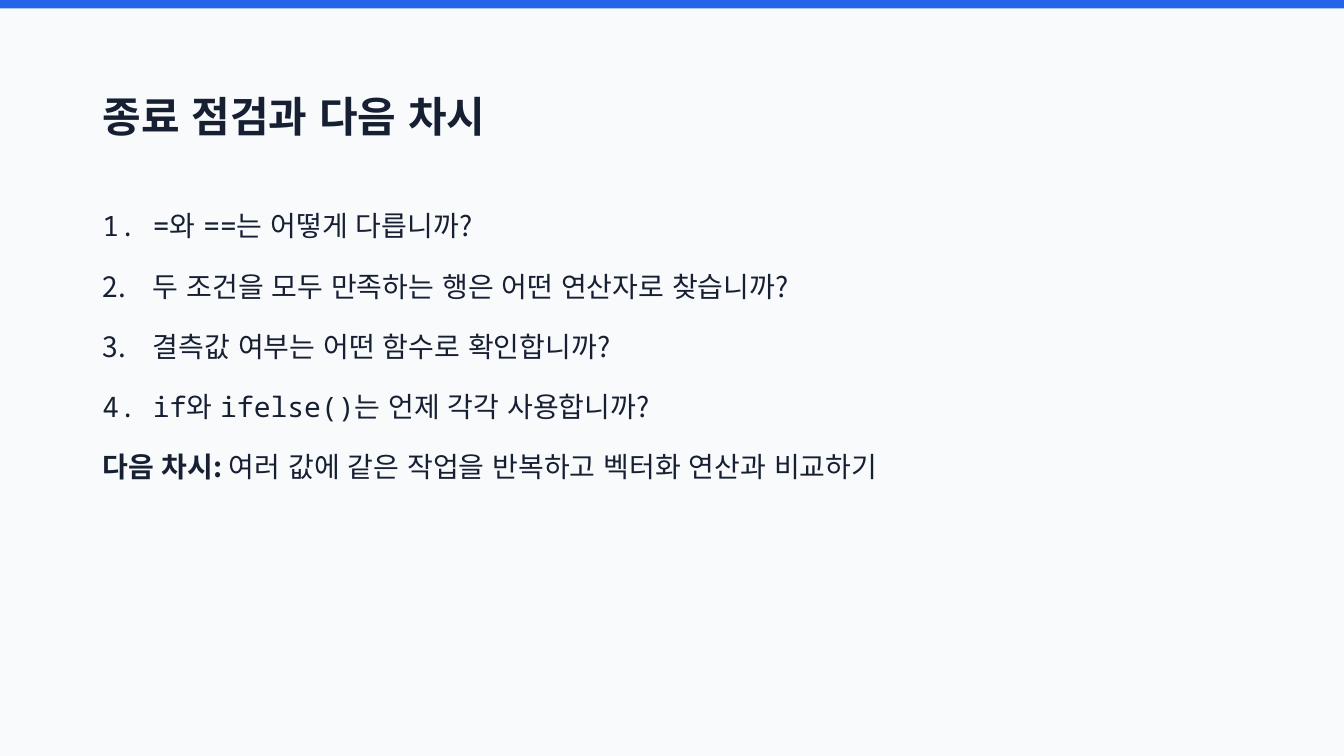
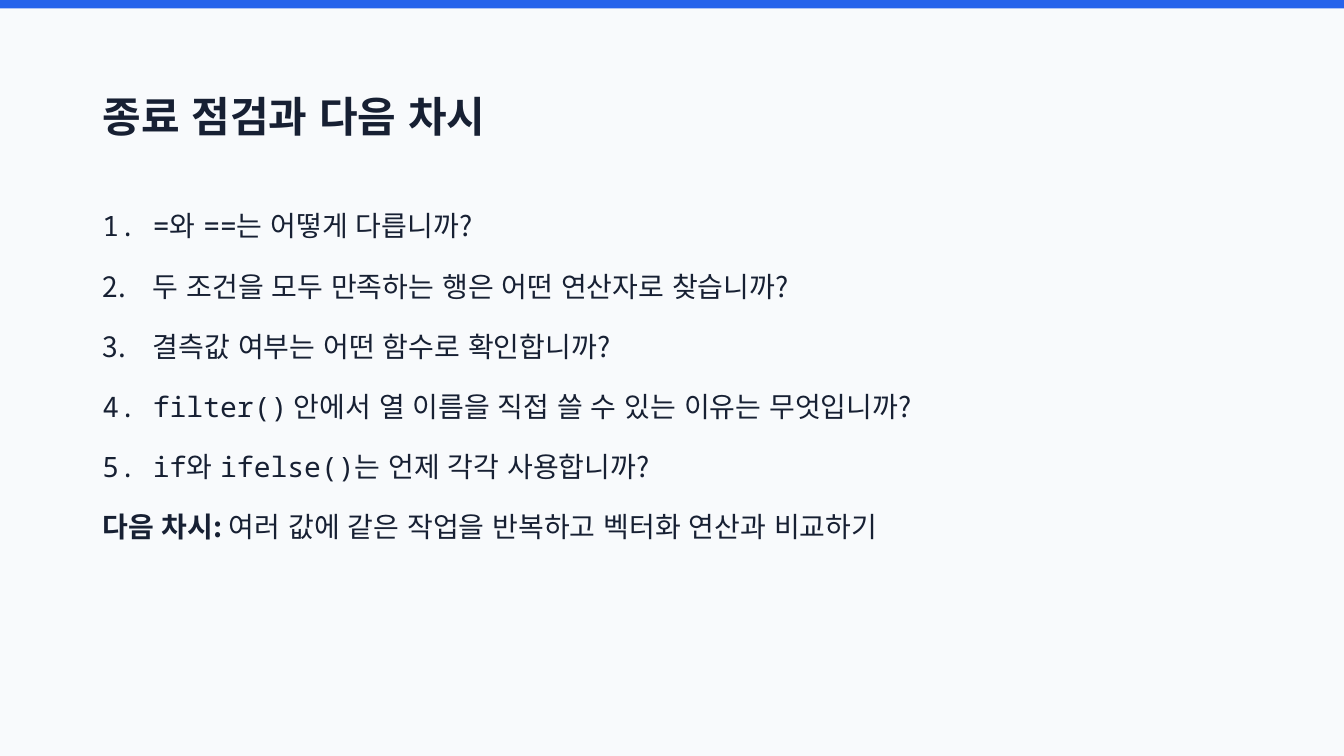
Before and after one commit to joonion/r-programming-basic, a slide deck: slide 57 of slides/07_conditions_and_filtering.pptx (slide 46 before the commit). Drawn at 1344x756 pixels with LibreOffice and Linux fonts; fonts in the diff are those of the drawing. Boxes give left, top, right and bottom in pixels: in the first picture for what was removed or moved away, otherwise in the second. Text is boxed around its words. In the diff, an @@ line names an element or a change of style, - is before the commit and + after.

```diff
--- a/slides/07_conditions_and_filtering.pptx
+++ b/slides/07_conditions_and_filtering.pptx
@@ text at box(153, 394, 912, 422): paragraph added @@
+4. filter() 안에서 열 이름을 직접 쓸 수 있는 이유는 무엇입니까?
```
Also in this commit, not shown: 1 other slide changed, 11 slides added, 59 other files.
